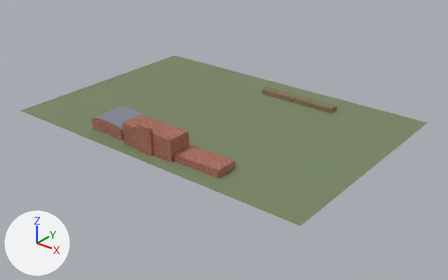
A saved change to the glTF model prototypes/lincoln-high-school/school-far.glb.
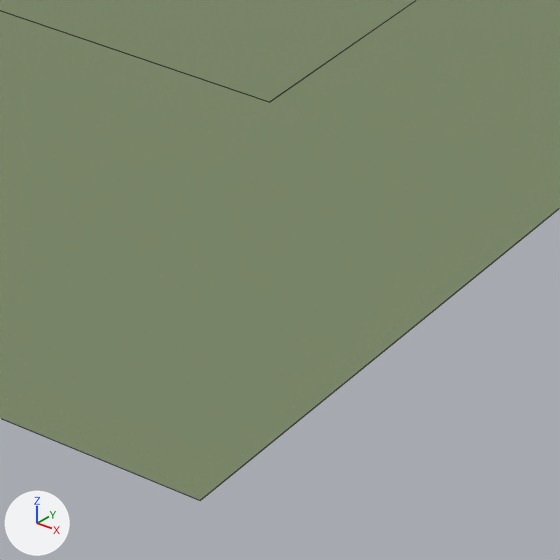
The first picture shows the older version from a camera (50 mm lens) standing at (249.0, -226.0, 173.0) and looking at (9.0, 73.0, -13.0). The close-ups show the older and then the newer version on the part from 60% to 80% of the width and 52% to 84% of the height of that picture. Only the edits that show in the close-ups are written down. The lights are fixed; the arrows at lower left show +X, +Y and +Z. The close-ups show mesh edges as thin lines. Where no turn or scale is listed for an object, it has been applied to the vertices.

The scene before the commit, as lines of its bpy script (objects in view):
```python
me_far_field = bpy.data.meshes.new('Far field')
me_far_field.from_pydata(...)  # 8 vertices, 12 faces; spans x -24.8..84.9, y 62.1..111.0, z 0.0..0.1
me_far_field.materials.append(mat_ground_grass)  # picture img_grass
me_far_grounds = bpy.data.meshes.new('Far grounds')
me_far_grounds.from_pydata(...)  # 8 vertices, 12 faces; spans x -116.0..116.0, y 0.0..160.0, z 0.0
me_far_grounds.materials.append(mat_ground_grass)  # picture img_grass
ob_far_field = bpy.data.objects.new('Far field', me_far_field)
ob_far_field.location = (0.0, 0.0, 0.0)
ob_far_grounds = bpy.data.objects.new('Far grounds', me_far_grounds)
ob_far_grounds.location = (0.0, 0.0, 0.0)
```
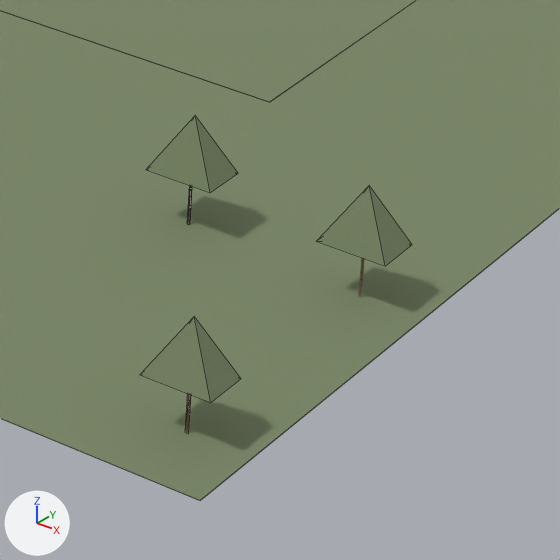
Patch to the scene script:
```diff
--- a/prototypes/lincoln-high-school/school-far.glb.py
+++ b/prototypes/lincoln-high-school/school-far.glb.py
@@ me_far_tree_trunk_007 @@
+me_far_tree_trunk_007.from_pydata(...)  # 4 vertices, 2 faces; spans x 91.41..91.72, y 37.25, z 0.0..5.59
+me_far_tree_trunk_007.materials.append(mat_detail_wood)  # picture img_wood
@@ me_far_tree_trunk_005 @@
+me_far_tree_trunk_005.from_pydata(...)  # 4 vertices, 2 faces; spans x 110.04..110.35, y 35.7, z 0.0..5.59
+me_far_tree_trunk_005.materials.append(mat_detail_wood)  # picture img_wood
@@ me_far_tree_trunk_004 @@
+me_far_tree_trunk_004.from_pydata(...)  # 4 vertices, 2 faces; spans x 110.04..110.35, y 7.76, z 0.0..5.59
+me_far_tree_trunk_004.materials.append(mat_detail_wood)  # picture img_wood
@@ me_far_tree_trunk_cross_007 @@
+me_far_tree_trunk_cross_007.from_pydata(...)  # 4 vertices, 2 faces; spans x 91.57, y 37.09..37.4, z 0.0..5.59
+me_far_tree_trunk_cross_007.materials.append(mat_detail_wood)  # picture img_wood
@@ me_far_tree_crown_007 @@
+me_far_tree_crown_007.from_pydata(...)  # 5 vertices, 6 faces; spans x 88.15..94.98, y 34.92..39.58, z 5.43..11.17
+me_far_tree_crown_007.materials.append(mat_ground_grass)  # picture img_grass
@@ me_far_tree_crown_005 @@
+me_far_tree_crown_005.from_pydata(...)  # 5 vertices, 6 faces; spans x 106.78..113.61, y 33.37..38.02, z 5.43..11.17
+me_far_tree_crown_005.materials.append(mat_ground_grass)  # picture img_grass
@@ me_far_tree_crown_004 @@
+me_far_tree_crown_004.from_pydata(...)  # 5 vertices, 6 faces; spans x 106.78..113.61, y 5.43..10.09, z 5.43..11.17
+me_far_tree_crown_004.materials.append(mat_ground_grass)  # picture img_grass
@@ ob_far_tree_trunk_007 @@
+ob_far_tree_trunk_007 = bpy.data.objects.new('Far tree trunk.007', me_far_tree_trunk_007)
+ob_far_tree_trunk_007.location = (0.0, 0.0, 0.0)
@@ ob_far_tree_trunk_005 @@
+ob_far_tree_trunk_005 = bpy.data.objects.new('Far tree trunk.005', me_far_tree_trunk_005)
+ob_far_tree_trunk_005.location = (0.0, 0.0, 0.0)
@@ ob_far_tree_trunk_004 @@
+ob_far_tree_trunk_004 = bpy.data.objects.new('Far tree trunk.004', me_far_tree_trunk_004)
+ob_far_tree_trunk_004.location = (0.0, 0.0, 0.0)
@@ ob_far_tree_trunk_cross_007 @@
+ob_far_tree_trunk_cross_007 = bpy.data.objects.new('Far tree trunk cross.007', me_far_tree_trunk_cross_007)
+ob_far_tree_trunk_cross_007.location = (0.0, 0.0, 0.0)
@@ ob_far_tree_crown_007 @@
+ob_far_tree_crown_007 = bpy.data.objects.new('Far tree crown.007', me_far_tree_crown_007)
+ob_far_tree_crown_007.location = (0.0, 0.0, 0.0)
@@ ob_far_tree_crown_005 @@
+ob_far_tree_crown_005 = bpy.data.objects.new('Far tree crown.005', me_far_tree_crown_005)
+ob_far_tree_crown_005.location = (0.0, 0.0, 0.0)
@@ ob_far_tree_crown_004 @@
+ob_far_tree_crown_004 = bpy.data.objects.new('Far tree crown.004', me_far_tree_crown_004)
+ob_far_tree_crown_004.location = (0.0, 0.0, 0.0)
```

Where the change shows, as pixel boxes (x1, y1, x2, y2) in the close-ups (560 x 560 px):
'Far tree crown.004', added (green)
    after: (140, 317, 241, 402)
'Far tree crown.005', added (green)
    after: (317, 186, 412, 266)
'Far tree crown.007', added (green)
    after: (146, 115, 238, 193)
'Far tree trunk.004', added
    after: (185, 394, 191, 433)
'Far tree trunk.007', added
    after: (187, 186, 192, 224)
'Far tree trunk cross.007', added
    after: (188, 186, 191, 224)
